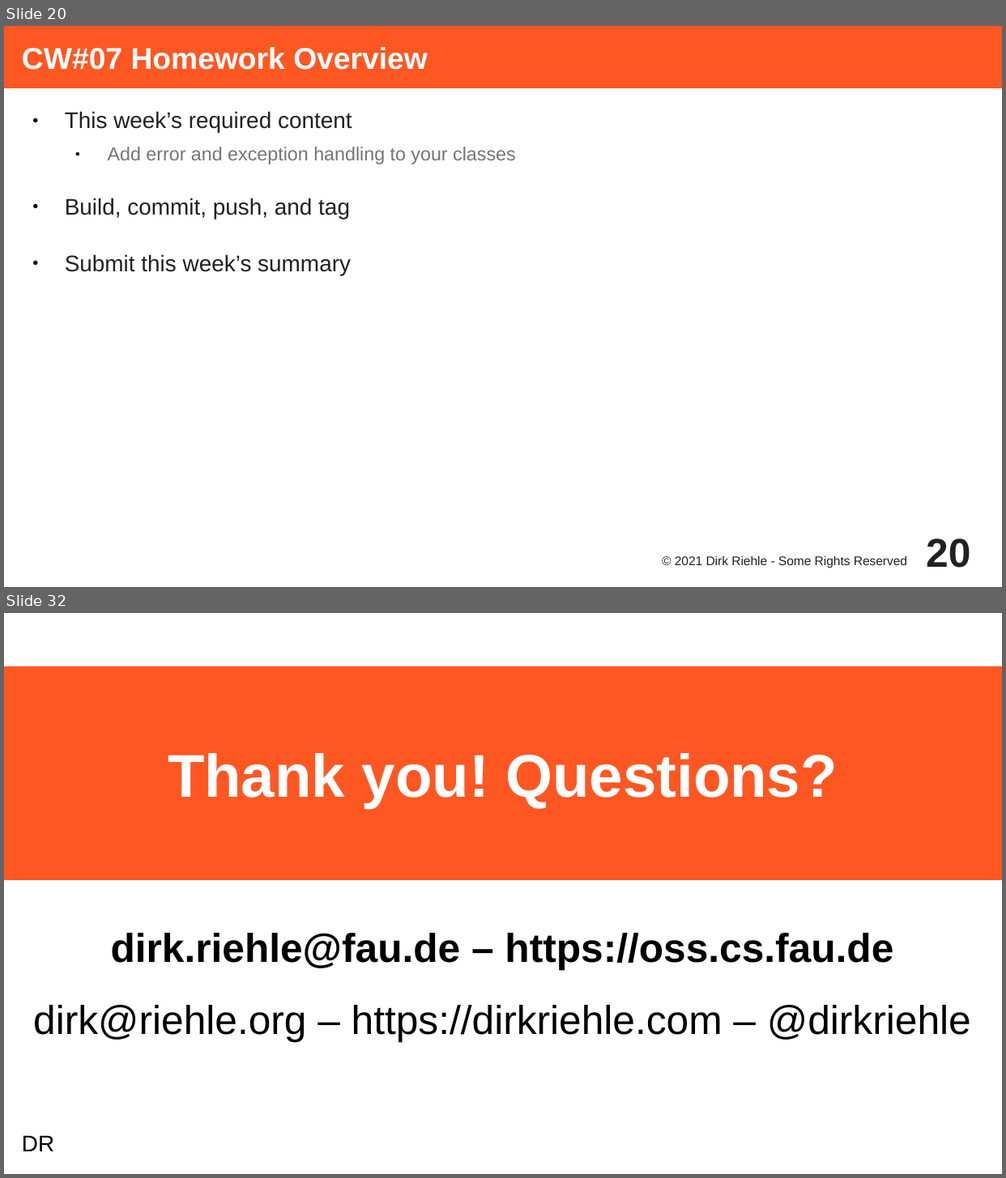
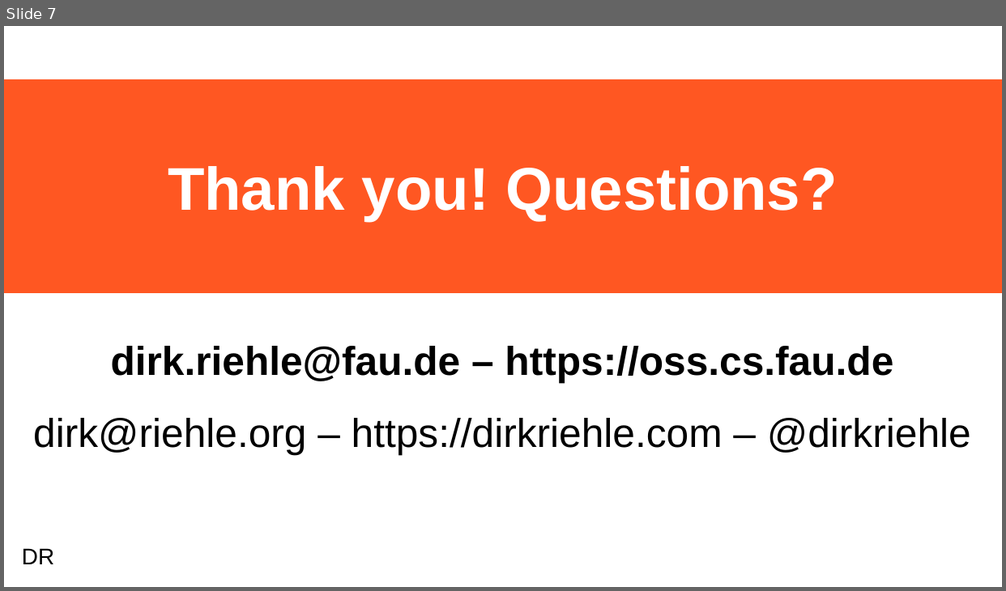
Before and after one commit to dirkriehle/adap-course, a slide deck: Lecture Slides/ADAP A02 - Course Homework.odp. Shown one above the other, each under a label of ours: slides 20 and 32 before the commit, slide 7 after it; the slides between them are not shown. The pictures are 1006x1178 and 1006x591 pixels, drawn with LibreOffice and Linux fonts; fonts in the diff are those of the drawing. Boxes give left, top, right and bottom in pixels: in the first picture for what was removed or moved away, otherwise in the second. Text is boxed around its words. In the diff, an @@ line names an element or a change of style, - is before the commit and + after.

```diff
--- a/Lecture Slides/ADAP A02 - Course Homework.odp
+++ b/Lecture Slides/ADAP A02 - Course Homework.odp
@@ slide 20 removed at (4, 26, 1002, 587), background #FFFFFF @@
@@ title removed at (4, 26, 1002, 88) @@
-CW#07 Homework Overview
@@ text removed at (65, 111, 516, 275) @@
-● This week’s required content
-  ● Add error and exception handling to your classes
-● Build, commit, push, and tag
-● Submit this week’s summary
@@ text removed at (675, 556, 907, 569) @@
-© 2021 Dirk Riehle - Some Rights Reserved
@@ page number removed at (926, 539, 970, 568) @@
-20
@@ what was slide 32 is now slide 7 @@
```
Also in this commit, not shown: 3 slides changed, 24 other slides removed, 39 other files.
